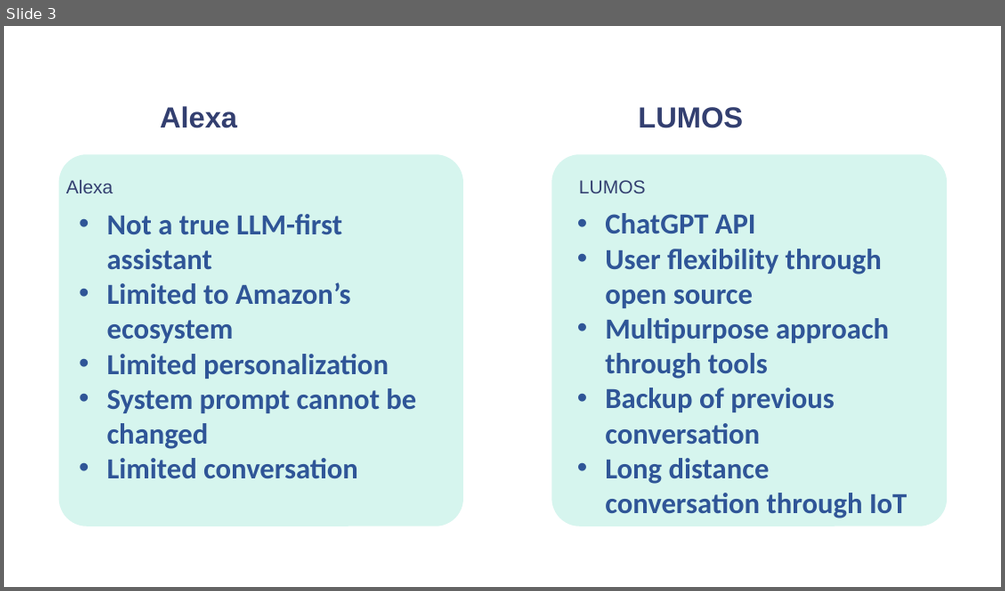
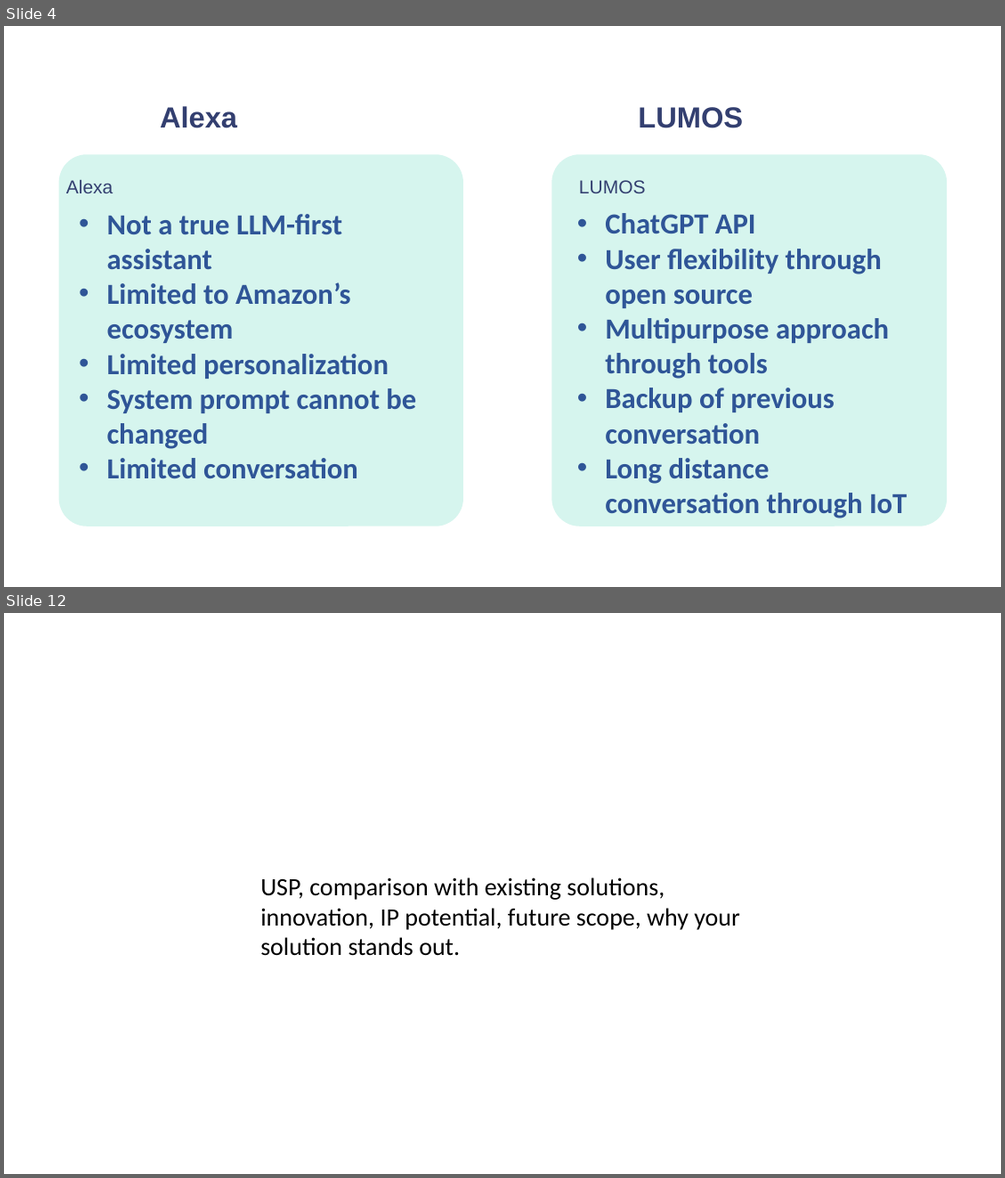
Before and after one commit to hillshighrobotics-glitch/dudetntatalbic, a slide deck: LUMOS [Autosaved].pptx. Shown one above the other, each under a label of ours: slide 3 before the commit, slides 4 and 12 after it; the slides between them are not shown. The pictures are 1005x591 and 1005x1178 pixels, drawn with LibreOffice and Linux fonts; fonts in the diff are those of the drawing. Boxes give left, top, right and bottom in pixels: in the first picture for what was removed or moved away, otherwise in the second. Text is boxed around its words. In the diff, an @@ line names an element or a change of style, - is before the commit and + after.

```diff
--- a/LUMOS [Autosaved].pptx
+++ b/LUMOS [Autosaved].pptx
@@ slide 12 added at box(4, 613, 1001, 1174), background #FFFFFF @@
@@ text added at box(260, 877, 740, 956), 24 pt, text #000000 @@
+USP, comparison with existing solutions, innovation, IP potential, future scope, why your solution stands out.
@@ what was slide 3 is now slide 4 @@
```
Also in this commit, not shown: 7 slides changed, 2 other slides added.
